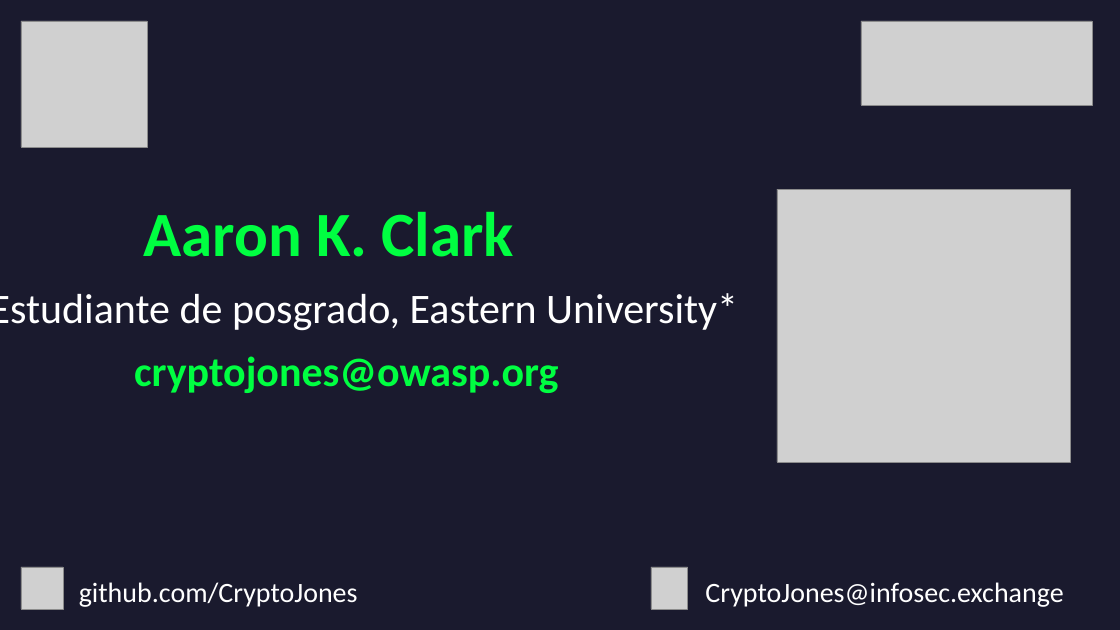
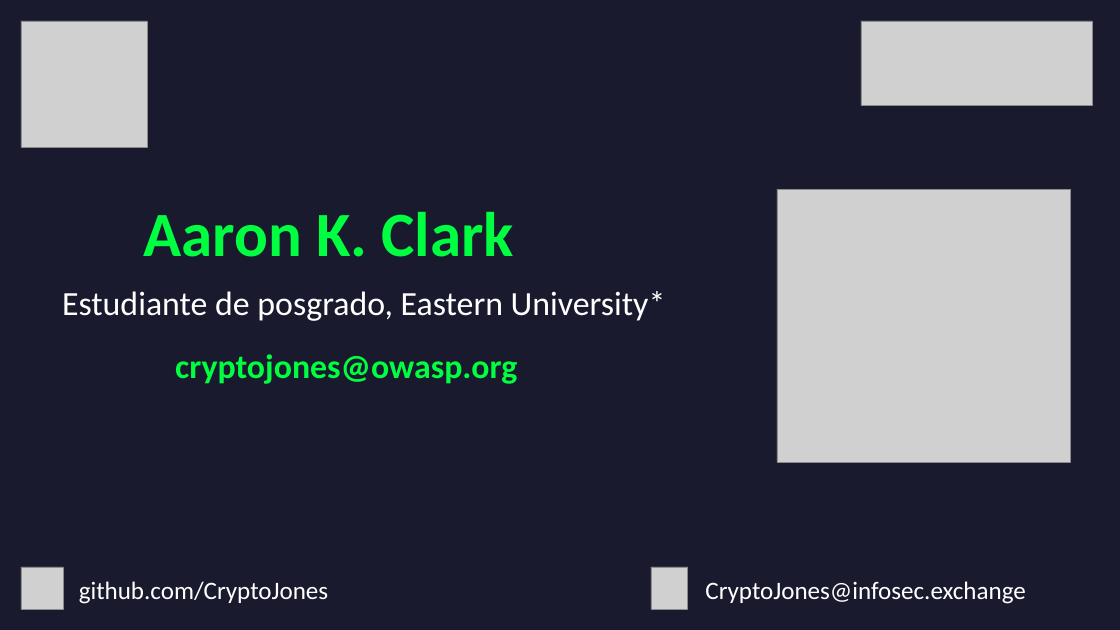
Before and after one commit to CryptoJones/databases-for-hackers, a slide deck: slide 2 of slides_es.pptx. Drawn at 1120x630 pixels with LibreOffice and Linux fonts; fonts in the diff are those of the drawing; grey boxes stand for pictures. Boxes give left, top, right and bottom in pixels: in the first picture for what was removed or moved away, otherwise in the second. Text is boxed around its words. In the diff, an @@ line names an element or a change of style, - is before the commit and + after.

```diff
--- a/slides_es.pptx
+++ b/slides_es.pptx
@@ text "Estudiante de posgrado, Eastern University*" at (62,291,666,321): size 36 to 29 pt @@
@@ text "cryptojones@owasp.org" at (175,354,517,384): size 36 to 29 pt @@
@@ text "github.com/CryptoJones" at (79,581,328,604): size 24 to 21.5 pt @@
@@ text "CryptoJones@infosec.exchange" at (705,581,1025,604): size 24 to 21.5 pt @@
```
Also in this commit, not shown: 26 other slides changed, 18 other files.
